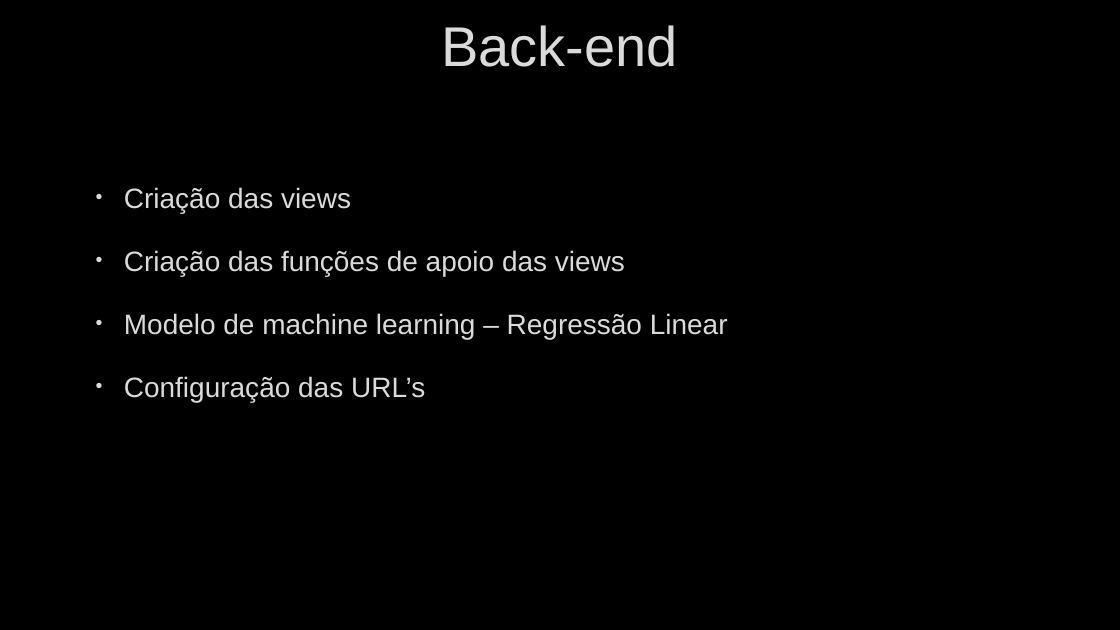
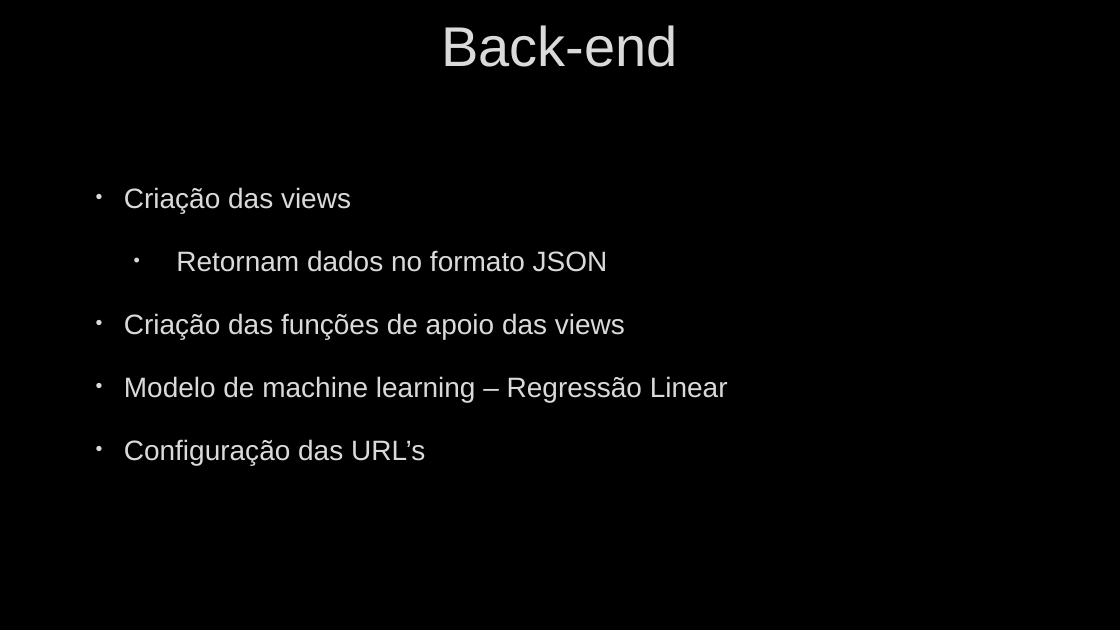
Before and after one commit to vitorxx1/MB-Stock-Monitor, a slide deck: slide 13 of documentos/apresentacao_final.pptx (slide 12 before the commit). Drawn at 1120x630 pixels with LibreOffice and Linux fonts; fonts in the diff are those of the drawing; background and template pictures are left out. Boxes give left, top, right and bottom in pixels: in the first picture for what was removed or moved away, otherwise in the second. Text is boxed around its words. In the diff, an @@ line names an element or a change of style, - is before the commit and + after.

```diff
--- a/documentos/apresentacao_final.pptx
+++ b/documentos/apresentacao_final.pptx
@@ text at (176, 250, 608, 272): paragraph added @@
+  • Retornam dados no formato JSON
```
Also in this commit, not shown: 4 other slides changed, 1 slide added, 1 other file.
